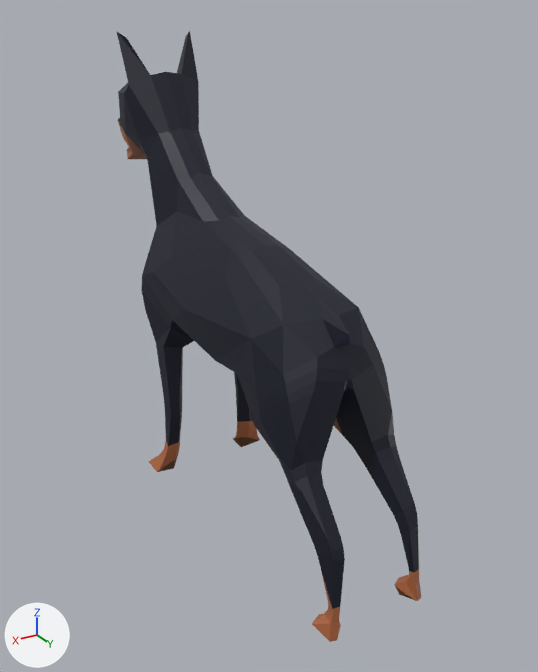
Two versions of the FBX model Assets/Resources/Models/doberman.fbx, one commit apart.
One viewpoint serves both versions: a 50 mm camera at (2.56, 4.62, 3.73) aimed at (-0.18, 0.06, 1.45). The axes (+X, +Y, +Z) are drawn at lower left. The lights are the same throughout. Where no turn or scale is listed for an object, it has been applied to the vertices.
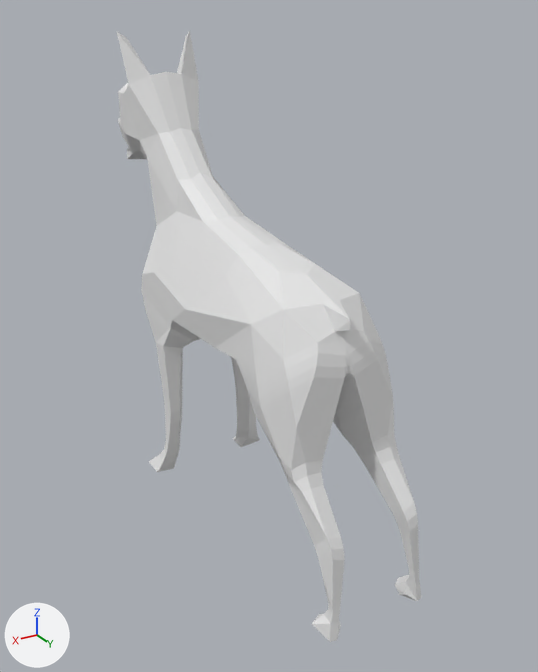
What the commit changed:
me_cube_001 has 631 vertices, 816 faces and spans x -0.52..0.53, y -2.2..1.76, z -0.02..3.62.
me_cube_001 is used by ob_mesh; location (0.0, 0.0, 0.0).
me_cube_001 no longer uses material mat_eyes (dark red #5b0008).
me_cube_001 no longer uses material mat_nose (black #000000).
me_cube_001 no longer uses material mat_mouth (red #e7625a).
me_cube_001 no longer uses material mat_tongue (red #e7252f).
me_cube_001 part 1: all 94 vertices in x -0.45..0.46, y 0.3..1.33, z 1.19..2.12 are moved by (0.0, 0.0, 0.1).
me_cube_001 part 2: all 455 faces that had it switch from mat_skincolor1 (black #0e1225) to mat_teetп (white #e7e7e7).
me_cube_001 part 3: all 58 faces that had it switch from mat_skincolor2 (brown #603515) to mat_teetп (white #e7e7e7).
me_cube_001 part 4: all 175 faces that had it switch from mat_skincolor3 (brown #ae653f) to mat_teetп (white #e7e7e7).

What differs and where, as boxes [x1, y1, x2, y2] in the pictures (538 x 672 px; the box of a moved part takes in the faces that stretch with it):
'Mesh', reshaped, recoloured (black to white)
    both: [117, 31, 421, 642]
part 1 of me_cube_001, moved or reshaped
    before: [173, 276, 394, 470]
    after: [173, 264, 394, 470]
part 2 of me_cube_001, recoloured (black to white)
    both: [117, 31, 419, 609]
part 3 of me_cube_001, recoloured (brown to white)
    both: [158, 437, 416, 601]
part 4 of me_cube_001, recoloured (brown to white)
    both: [118, 122, 421, 642]
